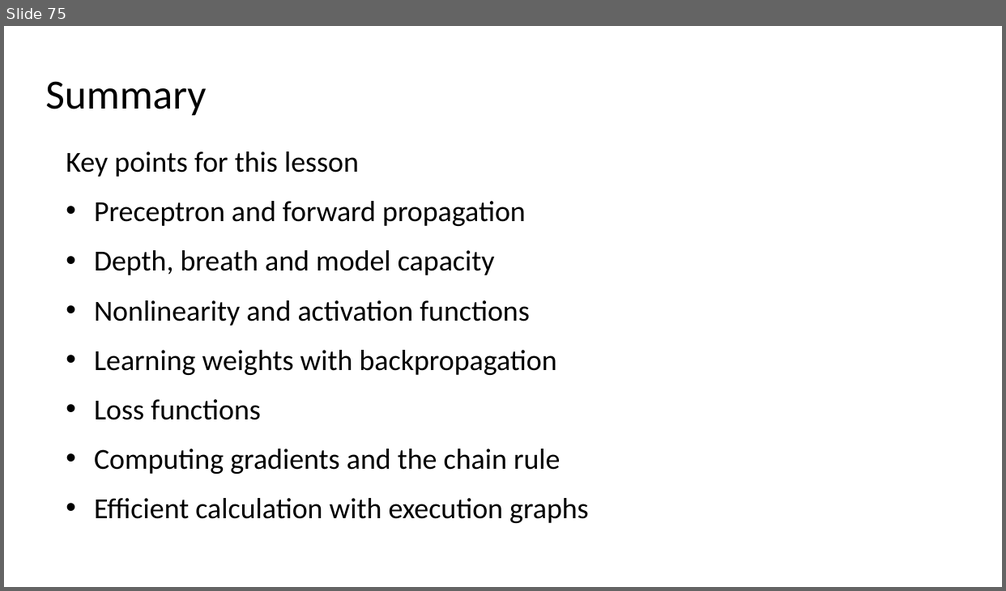
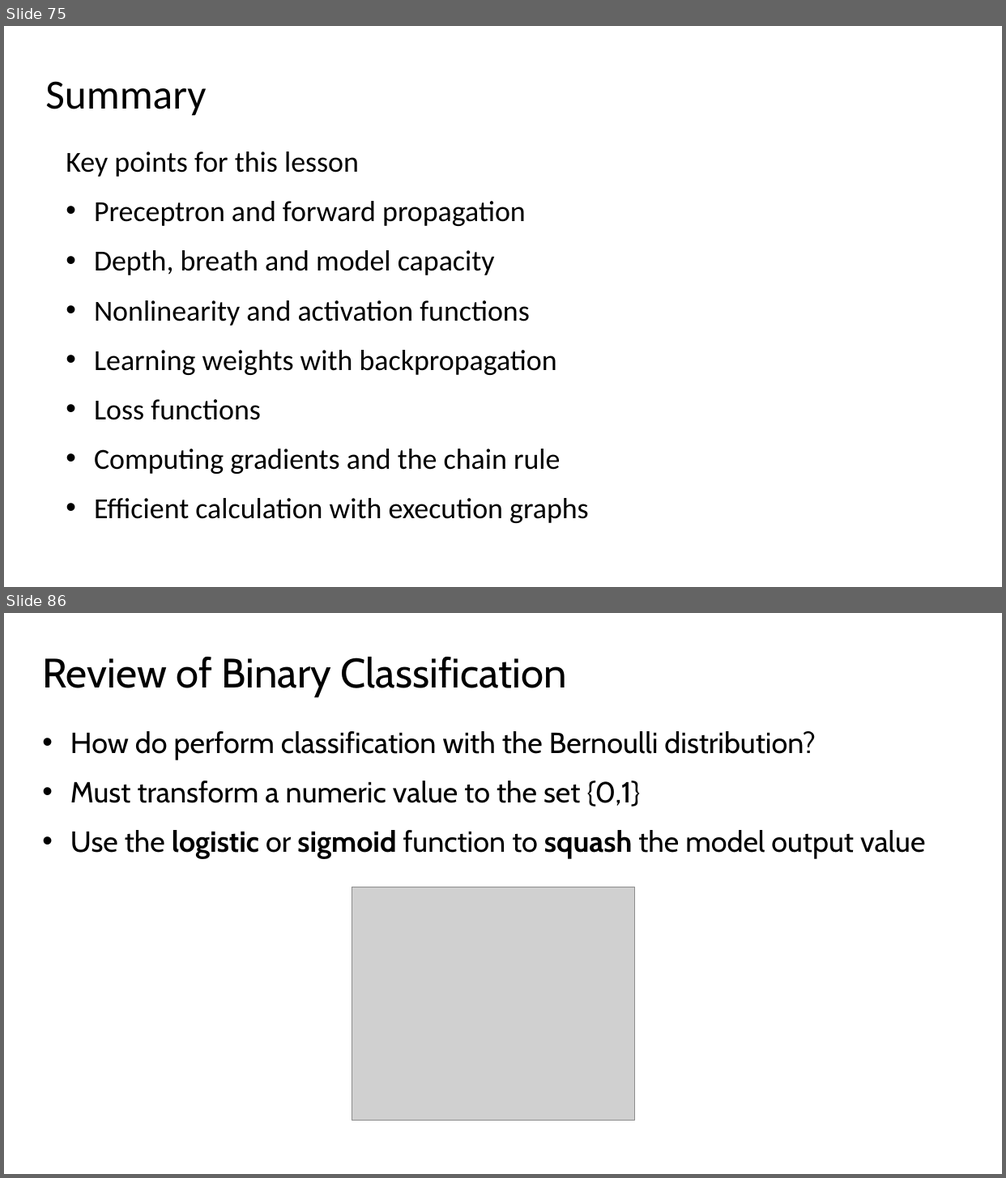
Before and after one commit to StephenElston/MachineLearning530, a slide deck: Lesson1/1_BuildingBlocksOfDeepLearning.pptx. Shown one above the other, each under a label of ours: slide 75 before the commit, slides 75 and 86 after it; the slides between them are not shown. The pictures are 1006x591 and 1006x1178 pixels, drawn with LibreOffice and Linux fonts; fonts in the diff are those of the drawing; grey boxes stand for pictures. Boxes give left, top, right and bottom in pixels: in the first picture for what was removed or moved away, otherwise in the second. Text is boxed around its words. In the diff, an @@ line names an element or a change of style, - is before the commit and + after.

Commit message:
Added multi-class classification slides to deck

```diff
--- a/Lesson1/1_BuildingBlocksOfDeepLearning.pptx
+++ b/Lesson1/1_BuildingBlocksOfDeepLearning.pptx
@@ slide 86 added at (4,613,1002,1174), background #FFFFFF @@
@@ title added at (42,657,567,696), 39.6 pt, text #000000 @@
+Review of Binary Classification
@@ text added at (70,731,925,859), 28 pt, text #000000 @@
+• How do perform classification with the Bernoulli distribution?
+• Must transform a numeric value to the set {0,1}
+• Use the logistic or sigmoid function to squash the model output value
@@ picture added at (352,888,635,1121) @@
```
Also in this commit, not shown: 25 other slides added.
